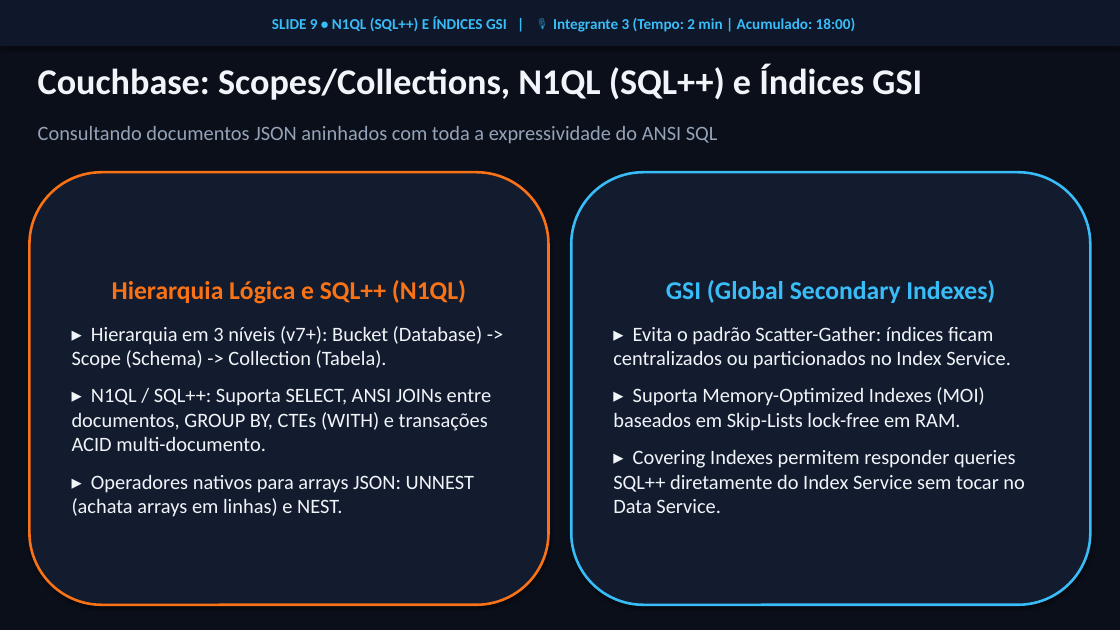
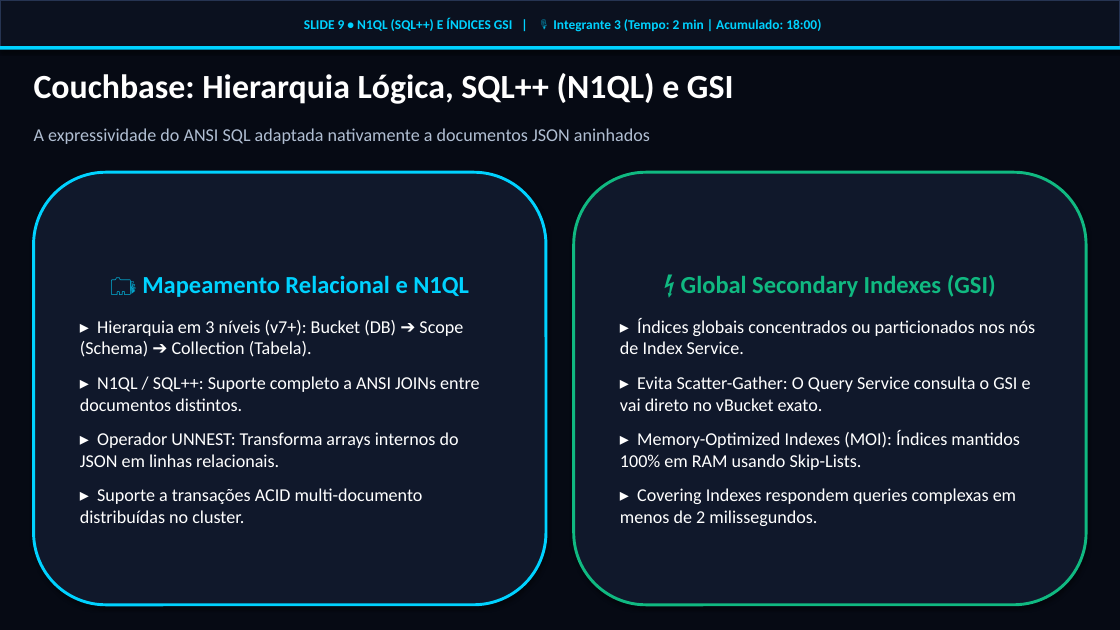
Before and after one commit to PHLopesvc07/ApresentacaoBD, a slide deck: slide 9 of Apresentacao_CouchDB_vs_Couchbase.pptx. Drawn at 1120x630 pixels with LibreOffice and Linux fonts; fonts in the diff are those of the drawing. Boxes give left, top, right and bottom in pixels: in the first picture for what was removed or moved away, otherwise in the second. Text is boxed around its words. In the diff, an @@ line names an element or a change of style, - is before the commit and + after.

Commit message:
feat: adiciona PDF completo para o professor e moderniza design do PPTX com glassmorphism e cores tematicas

```diff
--- a/Apresentacao_CouchDB_vs_Couchbase.pptx
+++ b/Apresentacao_CouchDB_vs_Couchbase.pptx
@@ background #0B0F19 to #060A14 @@
@@ rectangle "SLIDE 9 • N1QL (SQL++) ..." at (0,0,1120,49): size 13 to 11.5 pt, text colour #38BDF8 to #00D2FF; fill #0F172A to #0B111F; outline none to #263452 1 pt @@
@@ rectangle added at (0,46,1120,50), fill #00D2FF @@
@@ text at (34,73,734,104): text changed; size 31 to 29 pt; text colour #F1F5F9 to #FFFFFF @@
-Couchbase: Scopes/Collections, N1QL (SQL++) e Índices GSI
+Couchbase: Hierarquia Lógica, SQL++ (N1QL) e GSI
@@ text at (34,128,650,144): text changed; size 17.5 to 15.5 pt; text colour #94A3B8 to #B0BED2 @@
-Consultando documentos JSON aninhados com toda a expressividade do ANSI SQL
+A expressividade do ANSI SQL adaptada nativamente a documentos JSON aninhados
@@ rounded rectangle "🗂️ Mapeamento Relacional e N1QL": place and size @@
-rounded rectangle "🗂️ Mapeamento Relacional e N1QL" at (29,172,549,605)
+rounded rectangle "🗂️ Mapeamento Relacional e N1QL" at (34,172,546,605)
@@ rounded rectangle "🗂️ Mapeamento Relacional e N1QL" at (34,172,546,605): fill #131B2E to #10182B; outline #F97316 2.2 pt to #00D2FF 2.5 pt @@
@@ rounded rectangle "⚡ Global Secondary Indexes (GSI)": place and size @@
-rounded rectangle "⚡ Global Secondary Indexes (GSI)" at (571,172,1091,605)
+rounded rectangle "⚡ Global Secondary Indexes (GSI)" at (574,172,1086,605)
@@ rounded rectangle "⚡ Global Secondary Indexes (GSI)" at (574,172,1086,605): fill #131B2E to #10182B; outline #38BDF8 2.2 pt to #10B981 2.5 pt @@
@@ text in rounded rectangle at (80,275,479,523): text changed; size 17.5 to 15.5 pt; text colour #F1F5F9 to #FFFFFF @@
-Hierarquia Lógica e SQL++ (N1QL)
-▸ Hierarquia em 3 níveis (v7+): Bucket (Database) -> Scope (Schema) -> Collection (Tabela).
-▸ N1QL / SQL++: Suporta SELECT, ANSI JOINs entre documentos, GROUP BY, CTEs (WITH) e transações ACID multi-documento.
-▸ Operadores nativos para arrays JSON: UNNEST (achata arrays em linhas) e NEST.
+🗂️ Mapeamento Relacional e N1QL
+▸ Hierarquia em 3 níveis (v7+): Bucket (DB) ➔ Scope (Schema) ➔ Collection (Tabela).
+▸ N1QL / SQL++: Suporte completo a ANSI JOINs entre documentos distintos.
+▸ Operador UNNEST: Transforma arrays internos do JSON em linhas relacionais.
+▸ Suporte a transações ACID multi-documento distribuídas no cluster.
@@ text in rounded rectangle at (620,275,1035,526): text changed; size 17.5 to 15.5 pt; text colour #F1F5F9 to #FFFFFF @@
-GSI (Global Secondary Indexes)
-▸ Evita o padrão Scatter-Gather: índices ficam centralizados ou particionados no Index Service.
-▸ Suporta Memory-Optimized Indexes (MOI) baseados em Skip-Lists lock-free em RAM.
-▸ Covering Indexes permitem responder queries SQL++ diretamente do Index Service sem tocar no Data Service.
+⚡ Global Secondary Indexes (GSI)
+▸ Índices globais concentrados ou particionados nos nós de Index Service.
+▸ Evita Scatter-Gather: O Query Service consulta o GSI e vai direto no vBucket exato.
+▸ Memory-Optimized Indexes (MOI): Índices mantidos 100% em RAM usando Skip-Lists.
+▸ Covering Indexes respondem queries complexas em menos de 2 milissegundos.
```
Also in this commit, not shown: 17 other slides changed, 4 other files.
